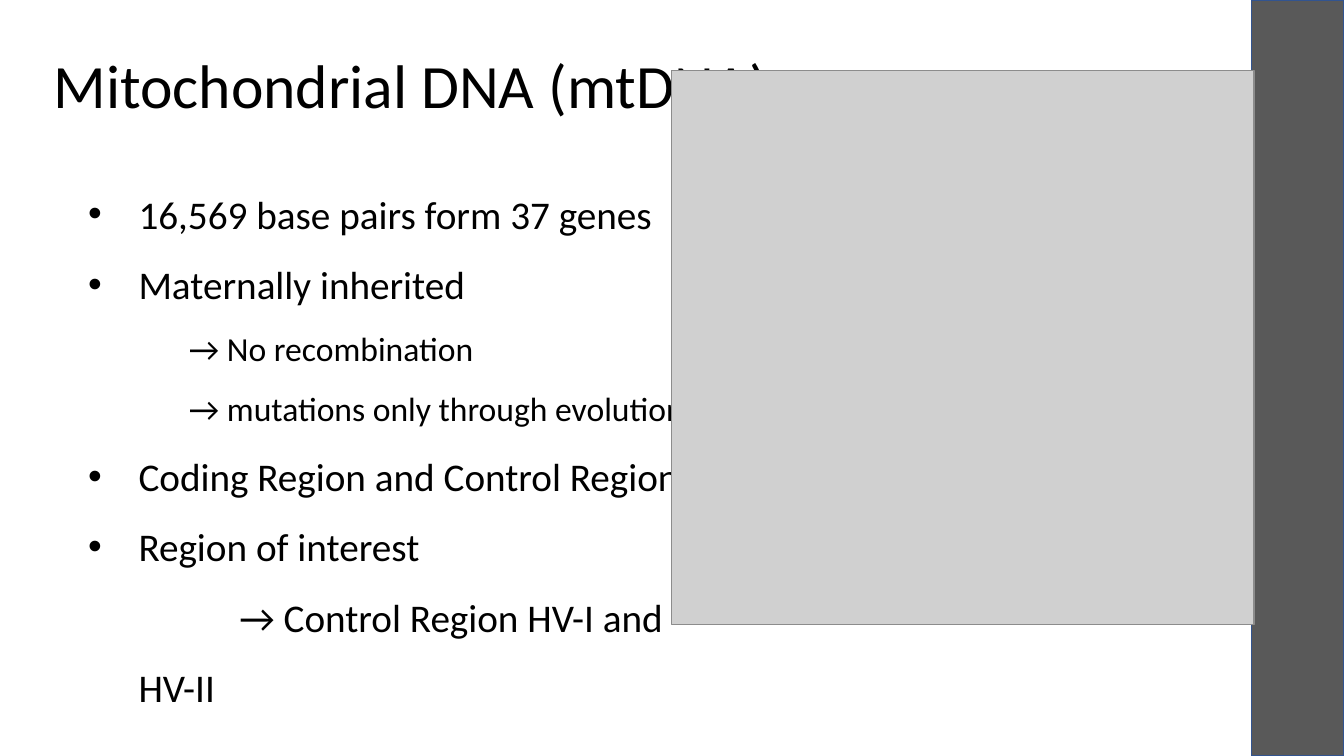
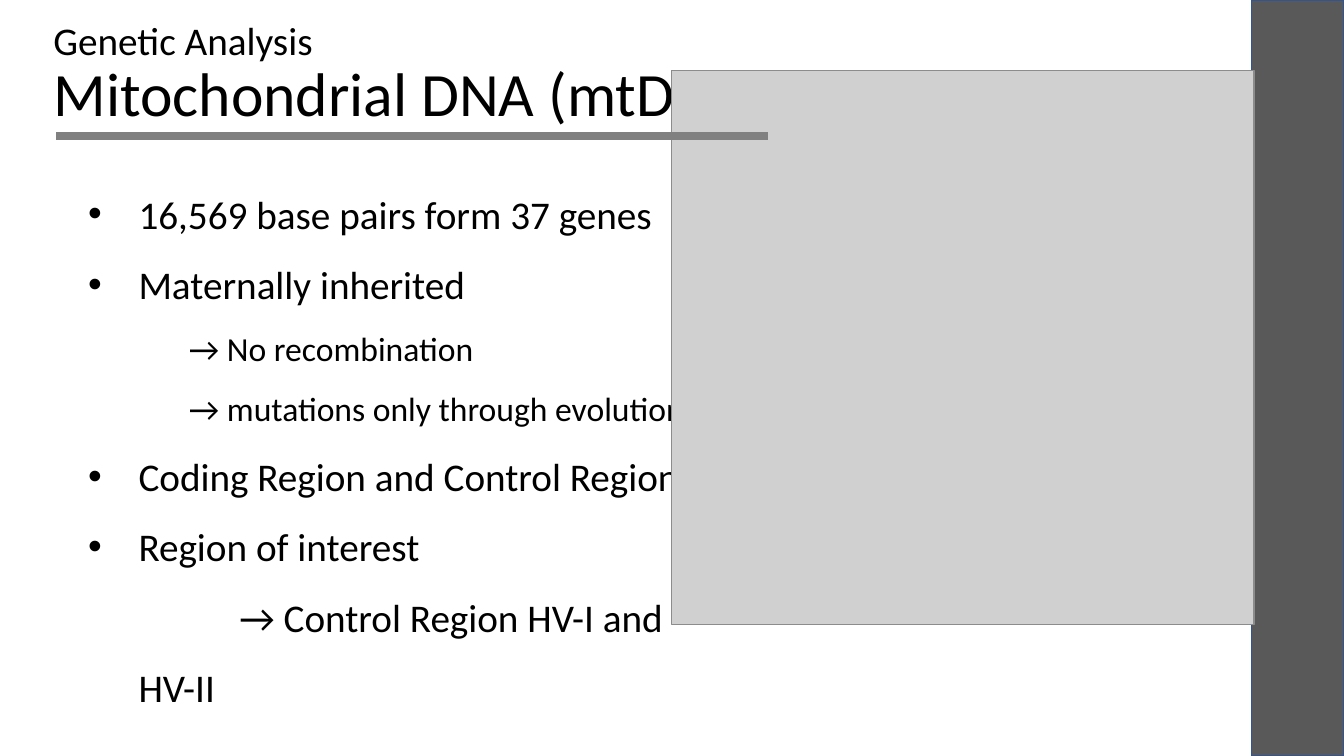
Before and after one commit to laksannathan/Biopython, a slide deck: slide 5 of humans_demo/Humans.pptx. Drawn at 1344x756 pixels with LibreOffice and Linux fonts; fonts in the diff are those of the drawing; grey boxes stand for pictures. Boxes give left, top, right and bottom in pixels: in the first picture for what was removed or moved away, otherwise in the second. Text is boxed around its words. In the diff, an @@ line names an element or a change of style, - is before the commit and + after.

```diff
--- a/humans_demo/Humans.pptx
+++ b/humans_demo/Humans.pptx
@@ title at (53,27,768,131): text changed @@
-Mitochondrial DNA (mtDNA)
+Genetic Analysis
+Mitochondrial DNA (mtDNA)
@@ line added from (55, 136) to (768, 136), #808080 6 pt @@
```
Also in this commit, not shown: 7 other slides changed, 1 slide added, 1 slide removed, 1 other file.
